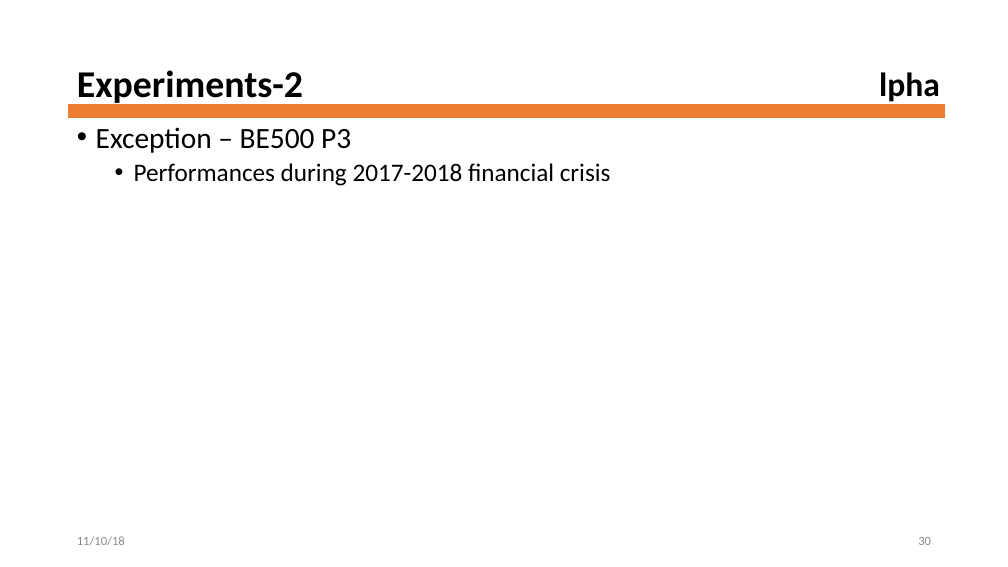
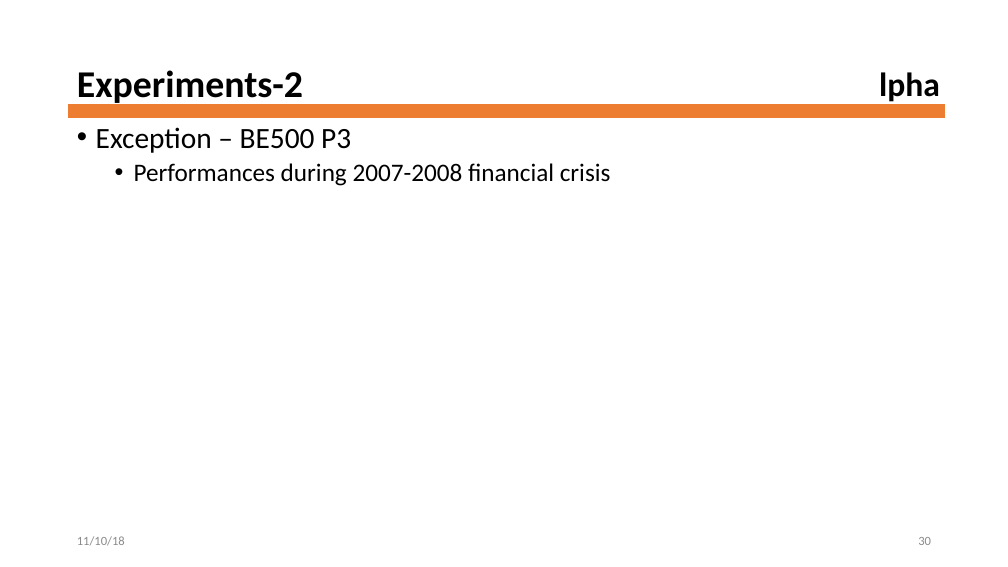
Before and after one commit to ngokchaoho/robust-median-mean-reversion, a slide deck: slide 30 of PPT/Robust_Median_Reversion_Strategy.pptx. Drawn at 1008x567 pixels with LibreOffice and Linux fonts; fonts in the diff are those of the drawing; background and template pictures are left out. Boxes give left, top, right and bottom in pixels: in the first picture for what was removed or moved away, otherwise in the second. Text is boxed around its words. In the diff, an @@ line names an element or a change of style, - is before the commit and + after.

```diff
--- a/PPT/Robust_Median_Reversion_Strategy.pptx
+++ b/PPT/Robust_Median_Reversion_Strategy.pptx
@@ text at (134,163,611,186): text changed @@
-  • Performances during 2017-2018 financial crisis
+  • Performances during 2007-2008 financial crisis
```
Also in this commit, not shown: 2 other slides changed, 2 other files.
